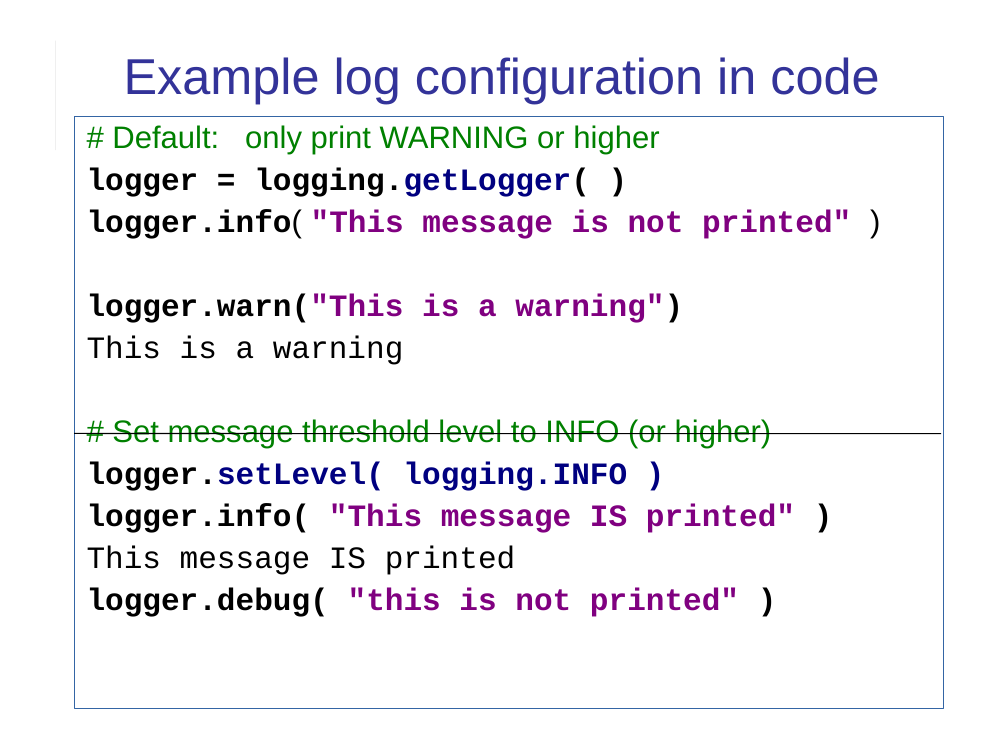
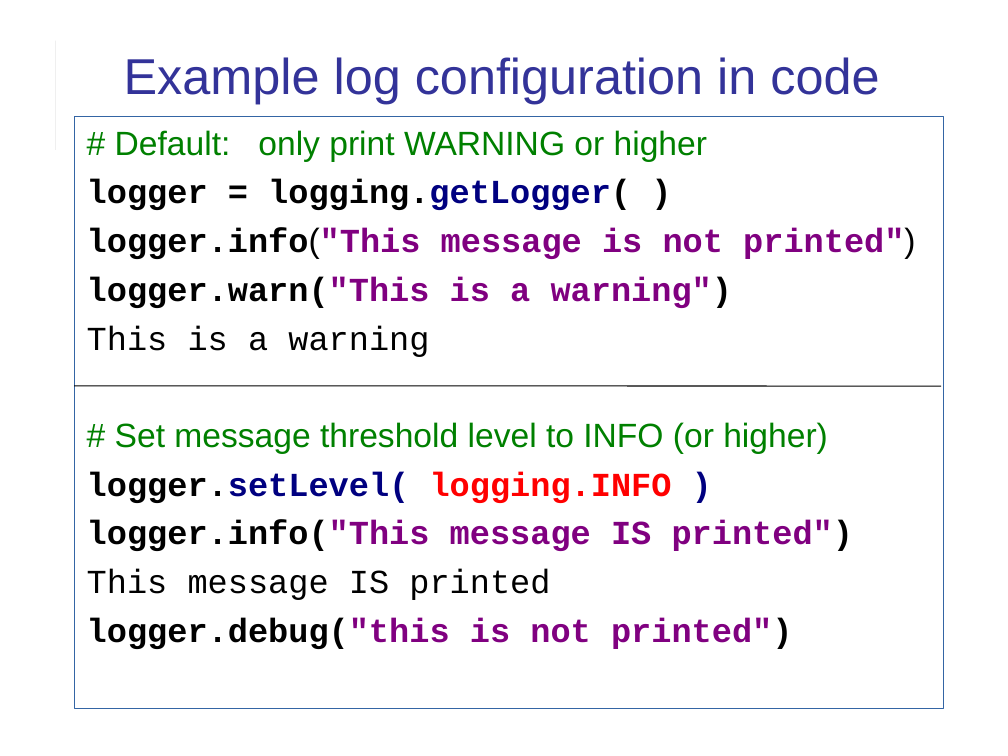
Before and after one commit to cpske/ISP, a slide deck: slide 14 of logging/Logging.ppt. Drawn at 1008x756 pixels with LibreOffice and Linux fonts; fonts in the diff are those of the drawing. Boxes give left, top, right and bottom in pixels: in the first picture for what was removed or moved away, otherwise in the second. Text is boxed around its words. In the diff, an @@ line names an element or a change of style, - is before the commit and + after.

Commit message:
minor update in Logging, decouple

```diff
--- a/logging/Logging.ppt
+++ b/logging/Logging.ppt
@@ text at box(87, 130, 828, 600): size 22.2 to 24 pt in "# Default: only print WARNING or higher", "logger = logging.getLogger( )", "logger.warn("This is a warning")", "This is a warning" and 3 more places; text colour #000080 to #FF0000 in "logging.INFO"; line spacing 0.9 to 1 @@
@@ text at box(87, 228, 915, 259): text changed; size 22.2 to 24 pt @@
-logger.info( "This message is not printed" )
+logger.info("This message is not printed")
@@ line moved from (75, 433) - (941, 433) to (75, 386) - (941, 386) @@
@@ text at box(87, 520, 853, 551): text changed; size 22.2 to 24 pt @@
-logger.info( "This message IS printed" )
+logger.info("This message IS printed")
@@ text at box(87, 617, 792, 649): text changed; size 22.2 to 24 pt @@
-logger.debug( "this is not printed" )
+logger.debug("this is not printed")
```
Also in this commit, not shown: 3 other slides changed, 3 other files.
